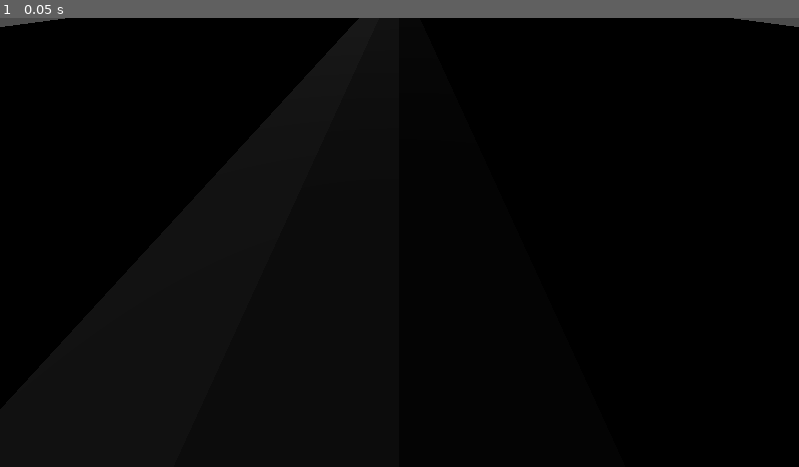
Above: before the commit, frame 1.
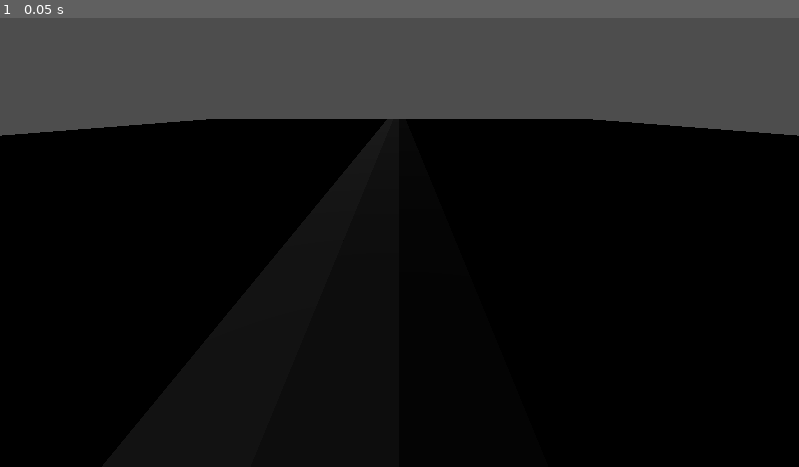
Above: after the commit, the same moment.

Repository: RafaeloxMC/fight-the-beat
Game: Godot game, scene res://scenes/game.tscn
The game is run twice, just before and just after one commit, with the same random seed, the same clock (stepped at 60 frames per second) and the same inputs. The project has no main scene, so this scene is started directly.
Inputs:
- Up to frame 1 (0.05 s): no input

The runs differ from the first frame. In frame 1, 23% of the frame differs, in the area x 0-100%, y 0-27%.

Commit message:
Reorganize game scene, add fog

Diff:
--- a/scenes/game.tscn
+++ b/scenes/game.tscn
@@ -4,51 +4,61 @@
 albedo_color = Color(0, 0, 0, 1)
 metallic_specular = 0.0
 
-[sub_resource type="StandardMaterial3D" id="StandardMaterial3D_uwrxv"]
-albedo_color = Color(0.038397167, 0.038397167, 0.03839716, 1)
+[sub_resource type="StandardMaterial3D" id="StandardMaterial3D_8cj0n"]
+albedo_color = Color(0.08235294, 0.08235294, 0.08235294, 1)
 metallic_specular = 0.0
 
 [sub_resource type="StandardMaterial3D" id="StandardMaterial3D_yqjtg"]
 albedo_color = Color(0.06469658, 0.06469651, 0.06469655, 1)
 metallic_specular = 0.0
 
-[sub_resource type="StandardMaterial3D" id="StandardMaterial3D_8cj0n"]
-albedo_color = Color(0.08235294, 0.08235294, 0.08235294, 1)
+[sub_resource type="StandardMaterial3D" id="StandardMaterial3D_uwrxv"]
+albedo_color = Color(0.038397167, 0.038397167, 0.03839716, 1)
 metallic_specular = 0.0
 
 [sub_resource type="StandardMaterial3D" id="StandardMaterial3D_lnu2h"]
 albedo_color = Color(0.019607844, 0.019607844, 0.019607844, 1)
 metallic_specular = 0.0
 
-[node name="Node3D" type="Node3D" unique_id=1119444477]
+[sub_resource type="Environment" id="Environment_8cj0n"]
+fog_light_color = Color(0, 0, 0, 1)
+volumetric_fog_enabled = true
+volumetric_fog_albedo = Color(0, 0, 0, 1)
 
-[node name="CSGBox3D" type="CSGBox3D" parent="." unique_id=1225637725]
-size = Vector3(34.611916, 0.1, 65.16151)
+[node name="Game" type="Node3D" unique_id=1119444477]
+
+[node name="Floor" type="CSGBox3D" parent="." unique_id=1225637725]
+size = Vector3(64.55221, 0.1, 65.16151)
 material = SubResource("StandardMaterial3D_4xowi")
 
-[node name="CSGBox3D2" type="CSGBox3D" parent="." unique_id=1361662764]
+[node name="Lanes" type="Node3D" parent="." unique_id=736563429]
+
+[node name="LL" type="CSGBox3D" parent="Lanes" unique_id=1005866663]
+transform = Transform3D(1, 0, 0, 0, 1, 0, 0, 0, 1, -1.5, 0.095, 0)
+size = Vector3(1, 0.1, 60)
+material = SubResource("StandardMaterial3D_8cj0n")
+
+[node name="ML" type="CSGBox3D" parent="Lanes" unique_id=1938159293]
+transform = Transform3D(1, 0, 0, 0, 1, 0, 0, 0, 1, -0.5, 0.095, 0)
+size = Vector3(1, 0.1, 60)
+material = SubResource("StandardMaterial3D_yqjtg")
+
+[node name="MR" type="CSGBox3D" parent="Lanes" unique_id=1361662764]
 transform = Transform3D(1, 0, 0, 0, 1, 0, 0, 0, 1, 0.5, 0.095, 0)
 size = Vector3(1, 0.1, 60)
 material = SubResource("StandardMaterial3D_uwrxv")
 
-[node name="CSGBox3D3" type="CSGBox3D" parent="." unique_id=1938159293]
-transform = Transform3D(1, 0, 0, 0, 1, 0, 0, 0, 1, -0.5, 0.095, 0)
-size = Vector3(1, 0.1, 60)
-material = SubResource("StandardMaterial3D_yqjtg")
-
-[node name="CSGBox3D4" type="CSGBox3D" parent="." unique_id=1005866663]
-transform = Transform3D(1, 0, 0, 0, 1, 0, 0, 0, 1, -1.5, 0.095, 0)
-size = Vector3(1, 0.1, 60)
-material = SubResource("StandardMaterial3D_8cj0n")
-
-[node name="CSGBox3D5" type="CSGBox3D" parent="." unique_id=2001351325]
+[node name="RR" type="CSGBox3D" parent="Lanes" unique_id=2001351325]
 transform = Transform3D(1, 0, 0, 0, 1, 0, 0, 0, 1, 1.5, 0.095, 0)
 size = Vector3(1, 0.1, 60)
 material = SubResource("StandardMaterial3D_lnu2h")
 
 [node name="Camera3D" type="Camera3D" parent="." unique_id=1020769923]
-transform = Transform3D(1, 0, 0, 0, 0.7365813, 0.676349, 0, -0.676349, 0.7365813, 0, 1.7516259, 4.16409)
+transform = Transform3D(1, 0, 0, 0, 0.9041422, 0.42723155, 0, -0.42723155, 0.9041422, 0, 2.3448296, 21.790905)
 
-[node name="DirectionalLight3D" type="DirectionalLight3D" parent="." unique_id=1146070137]
+[node name="Lighting" type="DirectionalLight3D" parent="." unique_id=1146070137]
 transform = Transform3D(1, 0, 0, 0, -4.371139e-08, 1, 0, -1, -4.371139e-08, 0, 8.79202, 0)
 light_angular_distance = 30.0
+
+[node name="WorldEnvironment" type="WorldEnvironment" parent="." unique_id=369591376]
+environment = SubResource("Environment_8cj0n")
